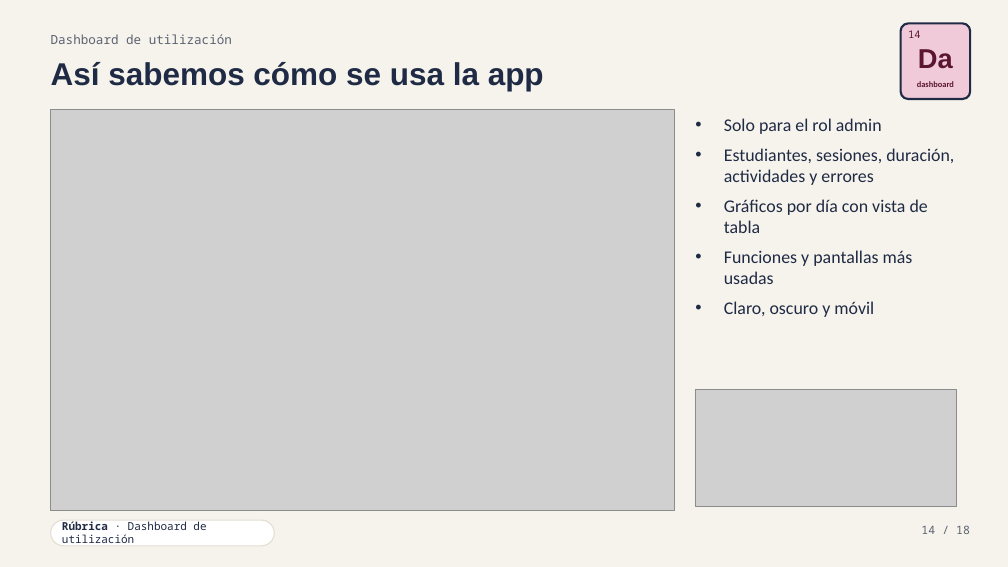
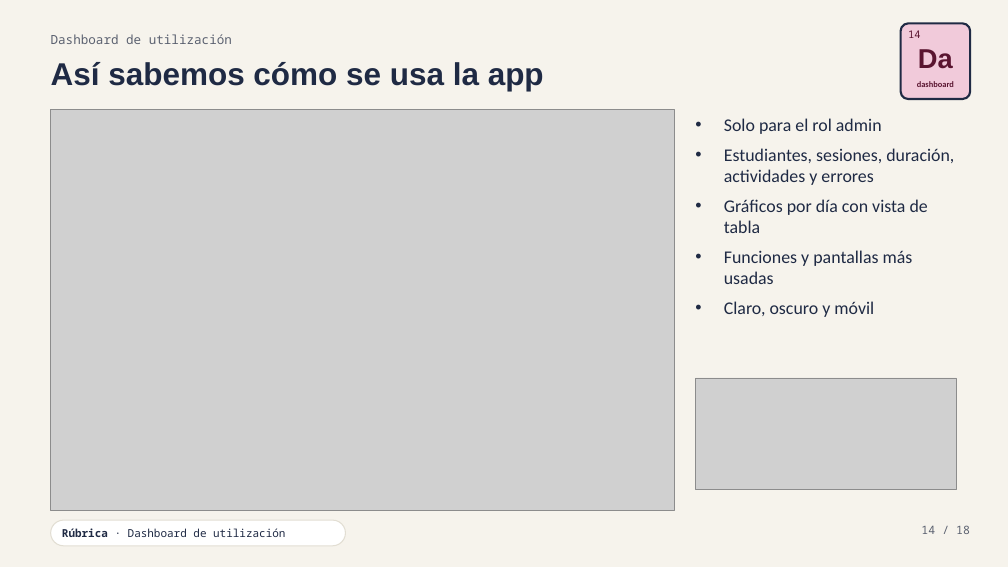
Before and after one commit to Laos19/TareaIA, a slide deck: slide 14 of docs/presentacion/TAREIA-presentacion.pptx. Drawn at 1008x567 pixels with LibreOffice and Linux fonts; fonts in the diff are those of the drawing; grey boxes stand for pictures. Boxes give left, top, right and bottom in pixels: in the first picture for what was removed or moved away, otherwise in the second. Text is boxed around its words. In the diff, an @@ line names an element or a change of style, - is before the commit and + after.

```diff
--- a/docs/presentacion/TAREIA-presentacion.pptx
+++ b/docs/presentacion/TAREIA-presentacion.pptx
@@ picture: place and size @@
-picture at [696,389,957,507]
+picture at [696,378,957,490]
@@ rounded rectangle: place and size @@
-rounded rectangle at [51,520,274,546]
+rounded rectangle at [51,520,346,546]
@@ text "Rúbrica · Dashboard de utilización" rewrapped from [62,521,206,546] to [62,528,285,537] @@
```
Also in this commit, not shown: 15 other slides changed, 11 other files.
